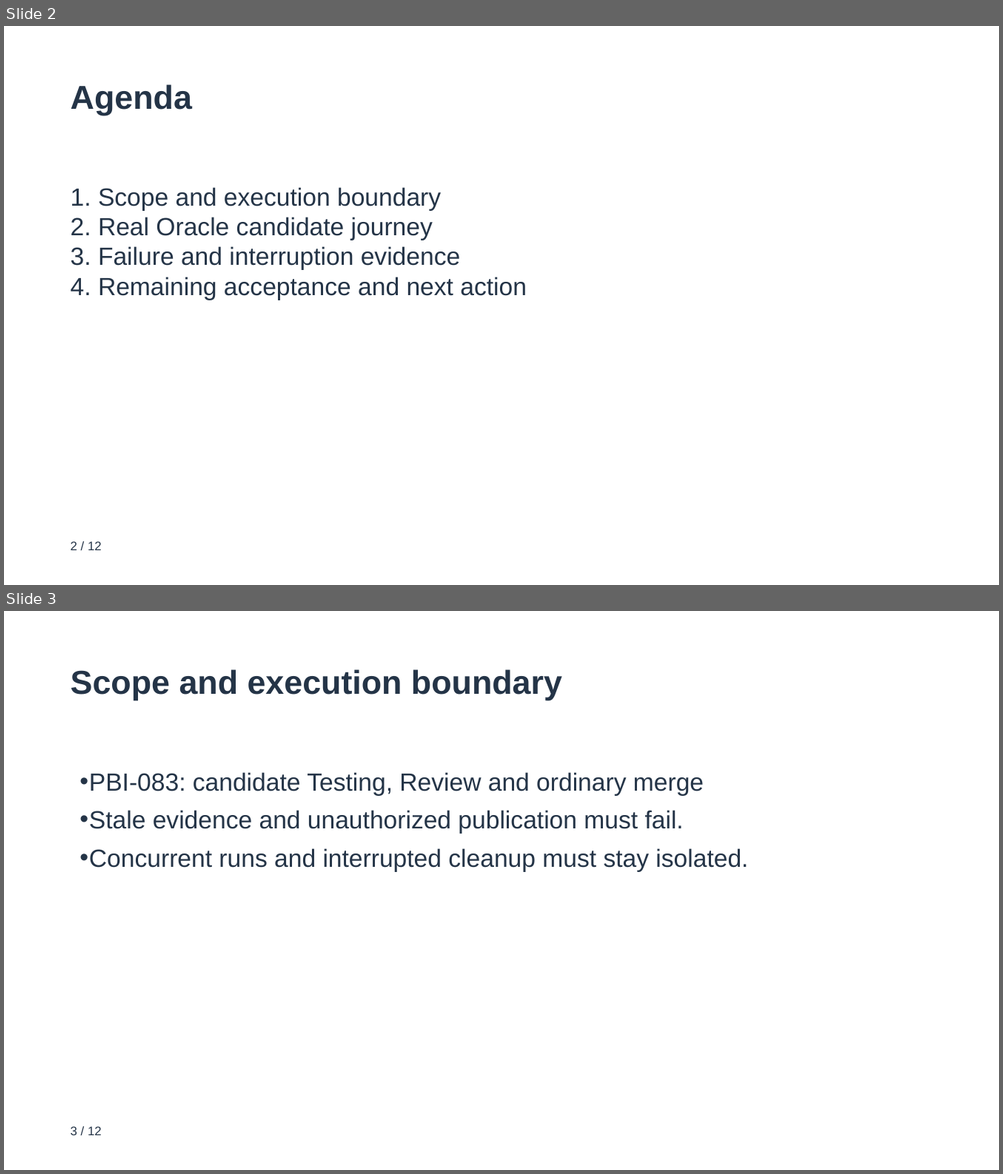
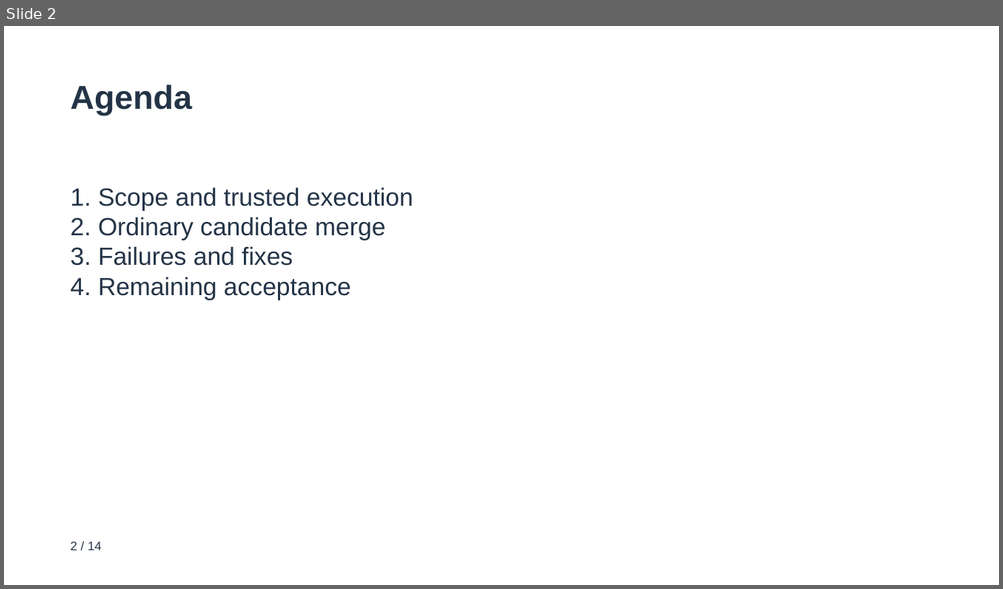
Before and after one commit to rstyczynski/APEX_CICD, a slide deck: progress/E.15/sprint_E.15_increment_demo.pptx. Shown one above the other, each under a label of ours: slides 2 and 3 before the commit, slide 2 after it. The pictures are 1003x1174 and 1003x589 pixels, drawn with LibreOffice and Linux fonts; fonts in the diff are those of the drawing. Boxes give left, top, right and bottom in pixels: in the first picture for what was removed or moved away, otherwise in the second. Text is boxed around its words. In the diff, an @@ line names an element or a change of style, - is before the commit and + after.

Commit message:
docs(E.15): reconcile verified merge, freshness and open isolation criteria

```diff
--- a/progress/E.15/sprint_E.15_increment_demo.pptx
+++ b/progress/E.15/sprint_E.15_increment_demo.pptx
@@ slide 3 removed at (4,611,999,1170), background #FFFFFF @@
@@ text removed at (71,669,562,701) @@
-Scope and execution boundary
@@ text removed at (79,772,748,872) @@
-• PBI-083: candidate Testing, Review and ordinary merge
-• Stale evidence and unauthorized publication must fail.
-• Concurrent runs and interrupted cleanup must stay isolated.
@@ text removed at (71,1127,102,1136) @@
-3 / 12
@@ slide 2 changed as well @@
@@ text at (71,187,413,301): text changed @@
-1. Scope and execution boundary
-2. Real Oracle candidate journey
-3. Failure and interruption evidence
-4. Remaining acceptance and next action
+1. Scope and trusted execution
+2. Ordinary candidate merge
+3. Failures and fixes
+4. Remaining acceptance
@@ text at (71,542,102,551): text changed @@
-2 / 12
+2 / 14
```
Also in this commit, not shown: 8 other slides changed, 5 slides added, 2 other slides removed, 50 other files.
